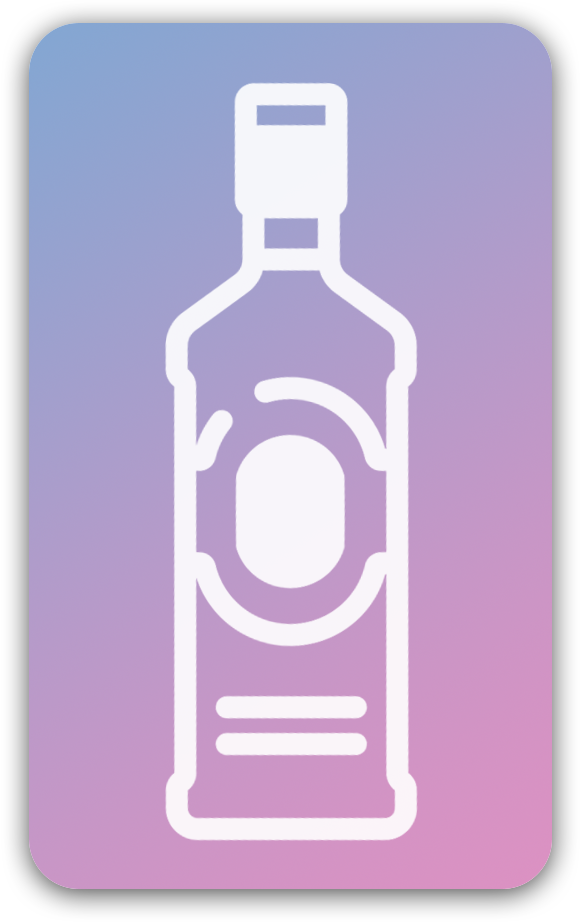
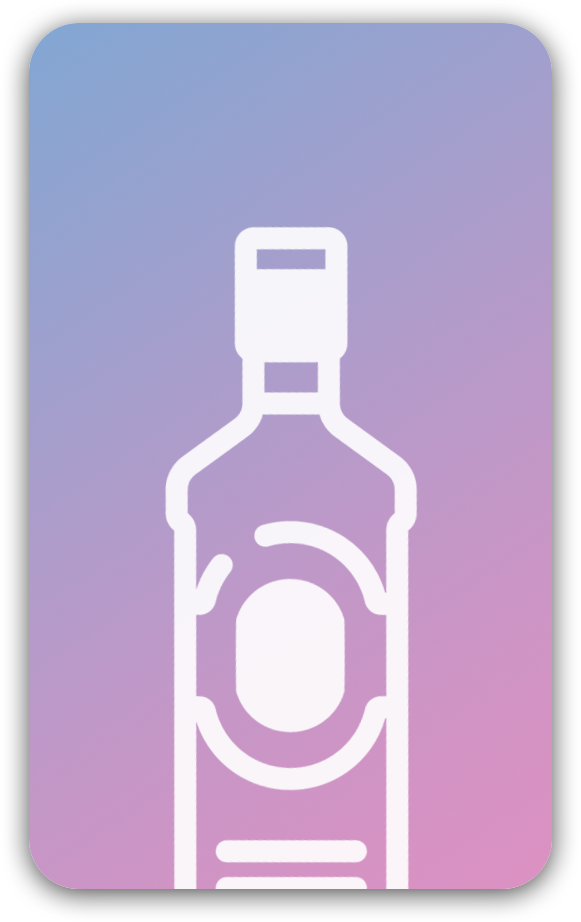
Layer changes from the first (581, 922) image to the second:
painted on "Layer 3", masked it over [164, 82, 418, 889]
